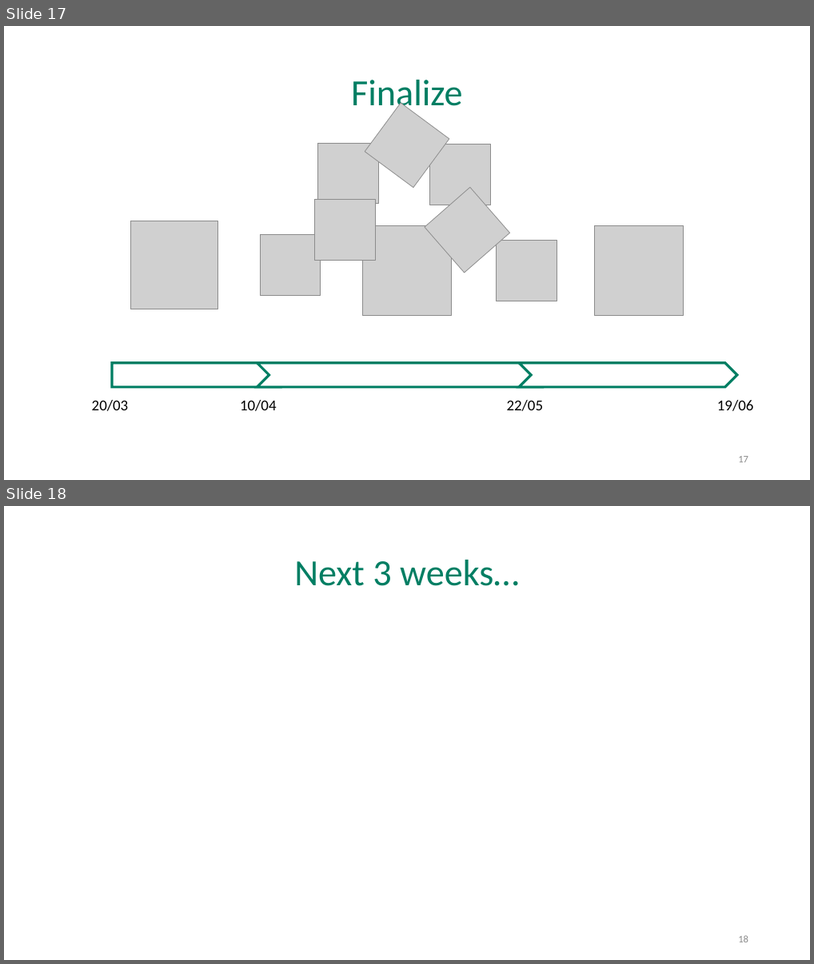
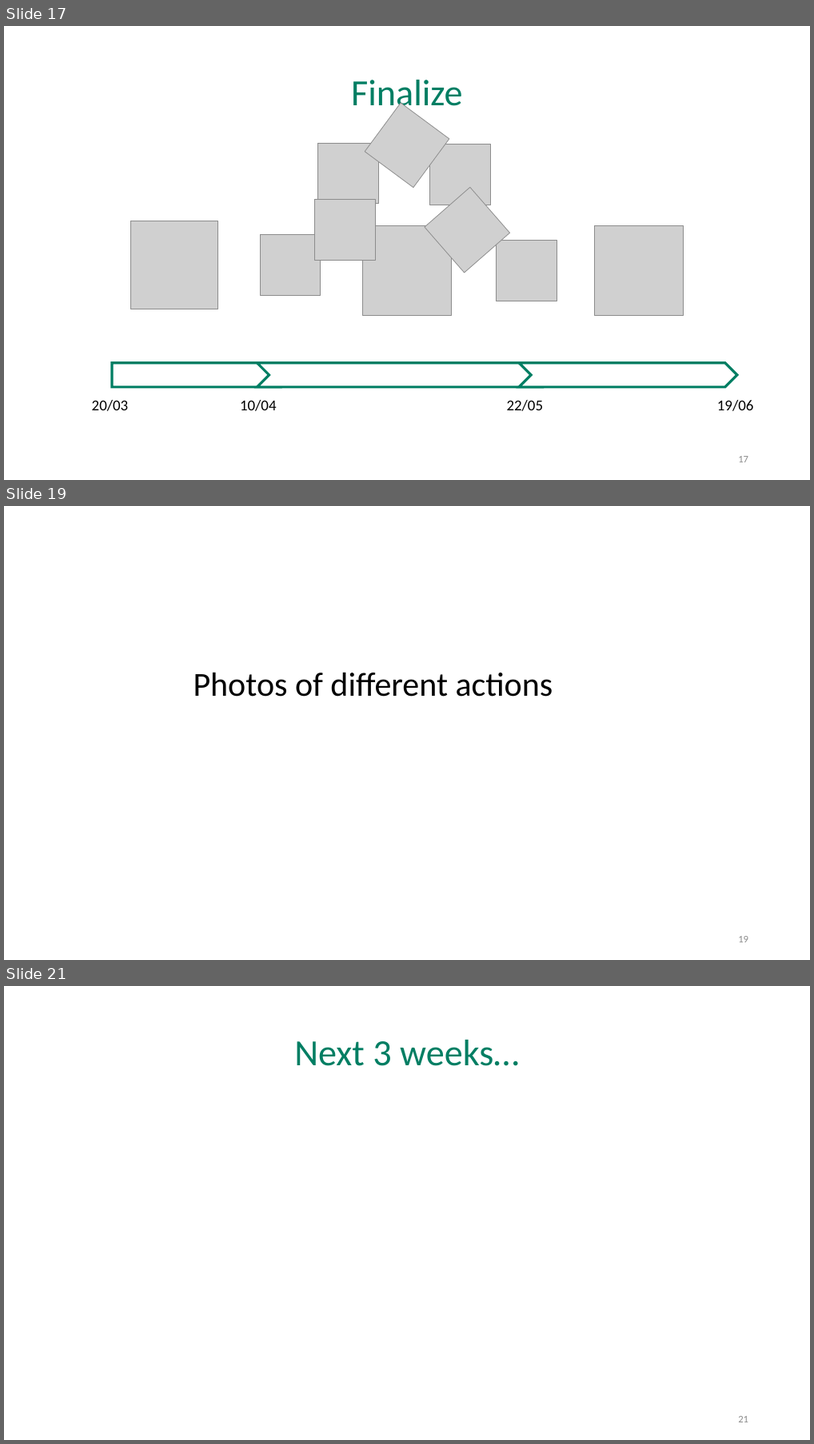
Before and after one commit to cui-unige/BSc-educative-gaming-2019, a slide deck: BSc_project_presentation.pptx. Shown one above the other, each under a label of ours: slides 17 and 18 before the commit, slides 17, 19 and 21 after it; the slides between them are not shown. The pictures are 814x964 and 814x1444 pixels, drawn with LibreOffice and Linux fonts; fonts in the diff are those of the drawing; grey boxes stand for pictures. Boxes give left, top, right and bottom in pixels: in the first picture for what was removed or moved away, otherwise in the second. Text is boxed around its words. In the diff, an @@ line names an element or a change of style, - is before the commit and + after.

```diff
--- a/BSc_project_presentation.pptx
+++ b/BSc_project_presentation.pptx
@@ slide 19 added at <box>4,506,810,960</box>, background #FFFFFF @@
@@ text added at <box>194,672,554,696</box>, 40 pt, text #000000 @@
+Photos of different actions
@@ page number added at <box>738,936,749,942</box>, 12 pt, text #8C8C8C @@
+19
@@ what was slide 18 is now slide 21 @@
@@ page number at <box>738,1416,749,1422</box>: text changed @@
-18
+21
```
Also in this commit, not shown: 2 other slides added.
